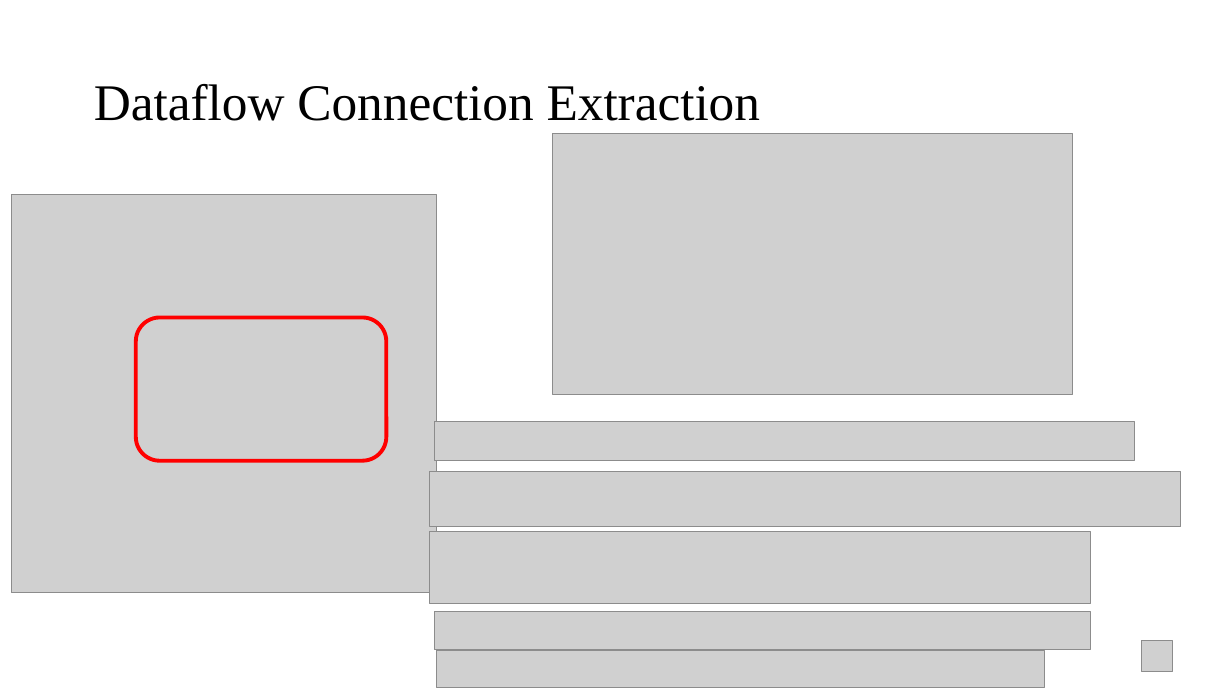
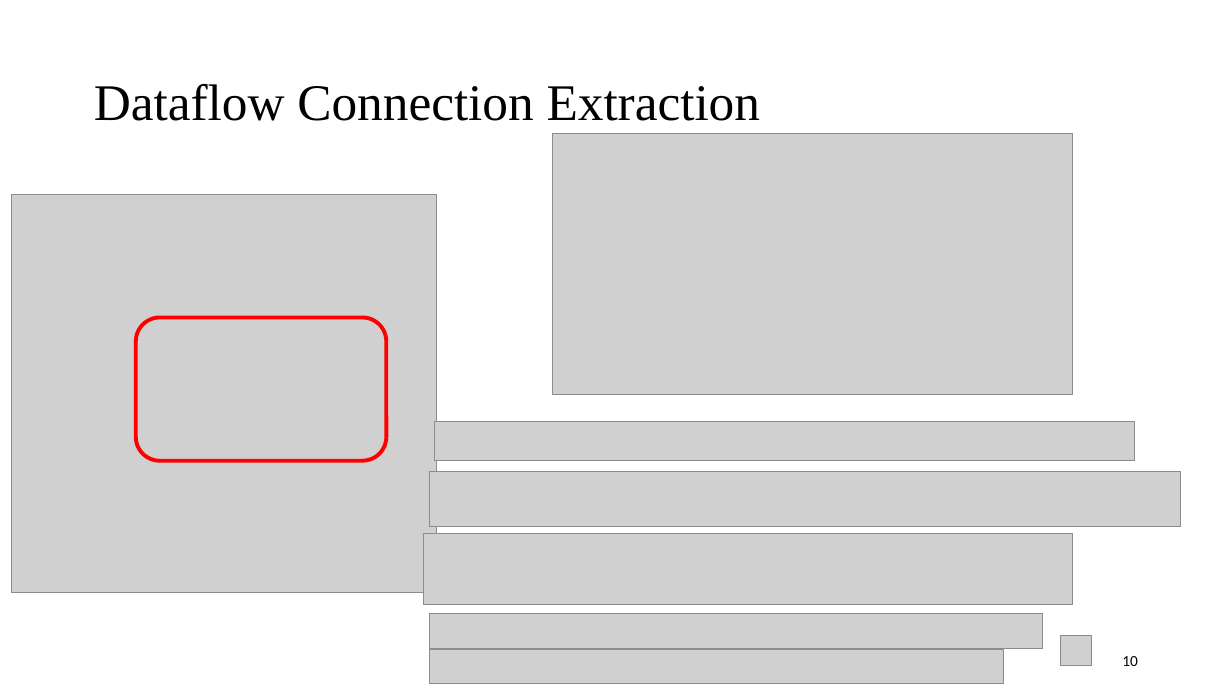
Before and after one commit to demon02130101/Lab, a slide deck: slide 10 of PPT/Standard Cell Do Matter.pptx. Drawn at 1232x693 pixels with LibreOffice and Linux fonts; fonts in the diff are those of the drawing; grey boxes stand for pictures. Boxes give left, top, right and bottom in pixels: in the first picture for what was removed or moved away, otherwise in the second. Text is boxed around its words. In the diff, an @@ line names an element or a change of style, - is before the commit and + after.

```diff
--- a/PPT/Standard Cell Do Matter.pptx
+++ b/PPT/Standard Cell Do Matter.pptx
@@ picture: place and size @@
-picture at [430,531,1091,604]
+picture at [423,533,1072,604]
@@ picture: place and size @@
-picture at [434,612,1091,650]
+picture at [430,614,1043,649]
@@ picture: place and size @@
-picture at [436,651,1044,687]
+picture at [430,650,1005,684]
@@ picture: place and size @@
-picture at [1141,641,1172,672]
+picture at [1060,635,1091,665]
@@ page number added at [1122,656,1138,666], 12 pt, text #000000 @@
+10
```
Also in this commit, not shown: 16 other slides changed, 2 other files.
